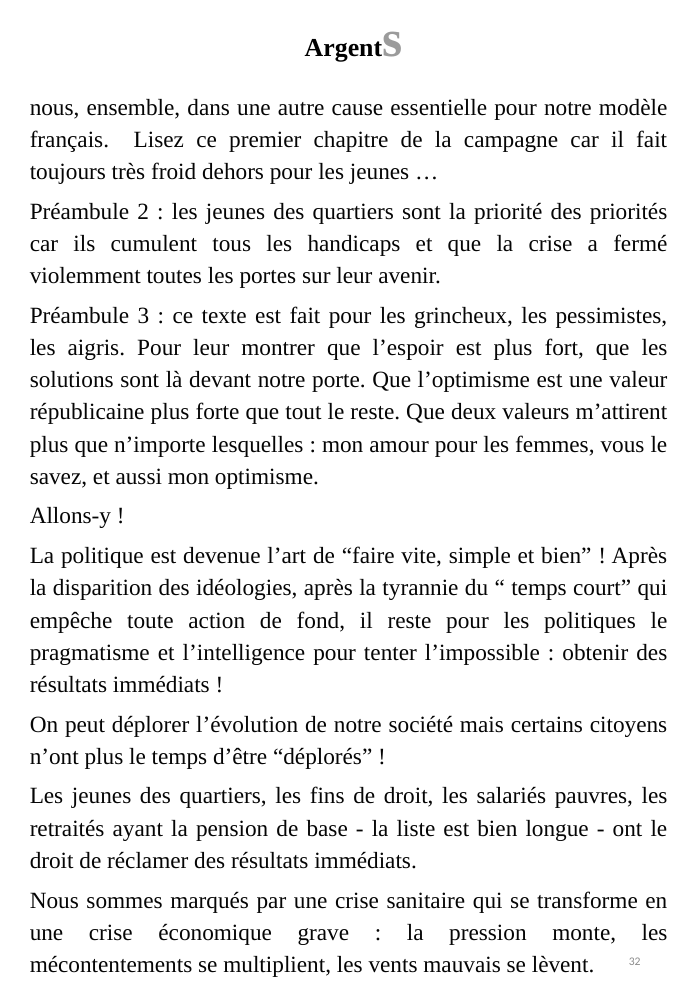
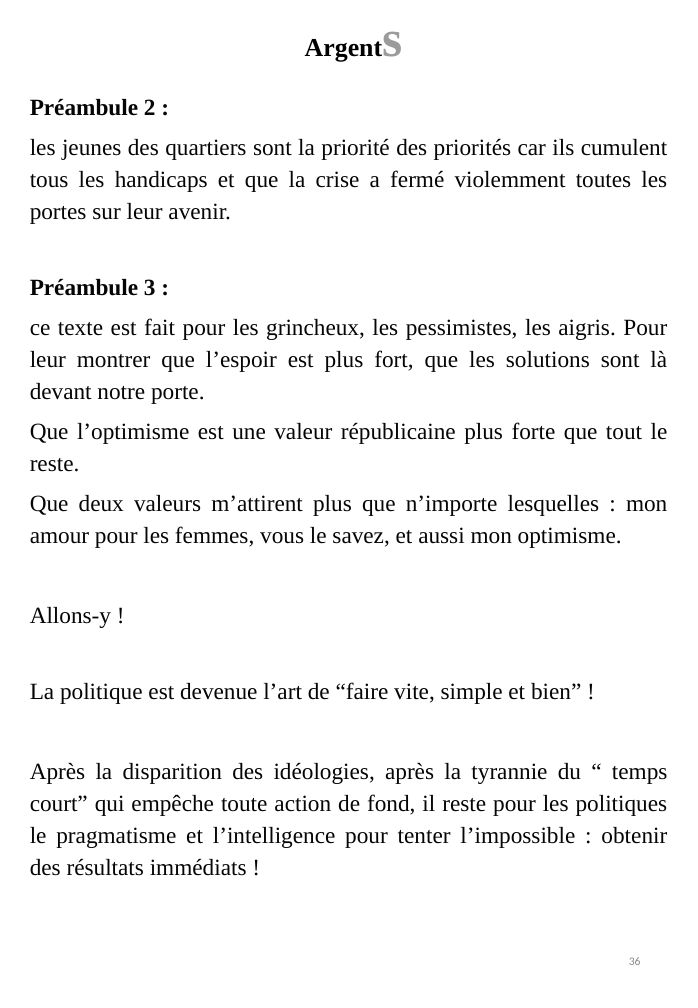
Before and after one commit to BenjaminLOUIS84/e_commerce, a slide deck: slide 36 of e_commerce/public/ppsx/tome3.ppsx (slide 32 before the commit). Drawn at 698x1008 pixels with LibreOffice and Linux fonts; fonts in the diff are those of the drawing. Boxes give left, top, right and bottom in pixels: in the first picture for what was removed or moved away, otherwise in the second. Text is boxed around its words. In the diff, an @@ line names an element or a change of style, - is before the commit and + after.

```diff
--- a/e_commerce/public/ppsx/tome3.ppsx
+++ b/e_commerce/public/ppsx/tome3.ppsx
@@ text at (x1=30, y1=98, x2=668, y2=548): text changed @@
-nous, ensemble, dans une autre cause essentielle pour notre modèle français. Lisez ce premier chapitre de la campagne car il fait toujours très froid dehors pour les jeunes …
-Préambule 2 : les jeunes des quartiers sont la priorité des priorités car ils cumulent tous les handicaps et que la crise a fermé violemment toutes les portes sur leur avenir.
-Préambule 3 : ce texte est fait pour les grincheux, les pessimistes, les aigris. Pour leur montrer que l’espoir est plus fort, que les solutions sont là devant notre porte. Que l’optimisme est une valeur républicaine plus forte que tout le reste. Que deux valeurs m’attirent plus que n’importe lesquelles : mon amour pour les femmes, vous le savez, et aussi mon optimisme.
+Préambule 2 :
+les jeunes des quartiers sont la priorité des priorités car ils cumulent tous les handicaps et que la crise a fermé violemment toutes les portes sur leur avenir.
+Préambule 3 :
+ce texte est fait pour les grincheux, les pessimistes, les aigris. Pour leur montrer que l’espoir est plus fort, que les solutions sont là devant notre porte.
+Que l’optimisme est une valeur républicaine plus forte que tout le reste.
+Que deux valeurs m’attirent plus que n’importe lesquelles : mon amour pour les femmes, vous le savez, et aussi mon optimisme.
@@ text at (x1=30, y1=682, x2=668, y2=876): text changed @@
-La politique est devenue l’art de “faire vite, simple et bien” ! Après la disparition des idéologies, après la tyrannie du “ temps court” qui empêche toute action de fond, il reste pour les politiques le pragmatisme et l’intelligence pour tenter l’impossible : obtenir des résultats immédiats !
-On peut déplorer l’évolution de notre société mais certains citoyens n’ont plus le temps d’être “déplorés” !
-Les jeunes des quartiers, les fins de droit, les salariés pauvres, les retraités ayant la pension de base - la liste est bien longue - ont le droit de réclamer des résultats immédiats.
-Nous sommes marqués par une crise sanitaire qui se transforme en une crise économique grave : la pression monte, les mécontentements se multiplient, les vents mauvais se lèvent.
+La politique est devenue l’art de “faire vite, simple et bien” !
+Après la disparition des idéologies, après la tyrannie du “ temps court” qui empêche toute action de fond, il reste pour les politiques le pragmatisme et l’intelligence pour tenter l’impossible : obtenir des résultats immédiats !
@@ page number at (x1=629, y1=957, x2=641, y2=965): text changed @@
-32
+36
```
Also in this commit, not shown: 35 other slides changed, 9 slides added.
